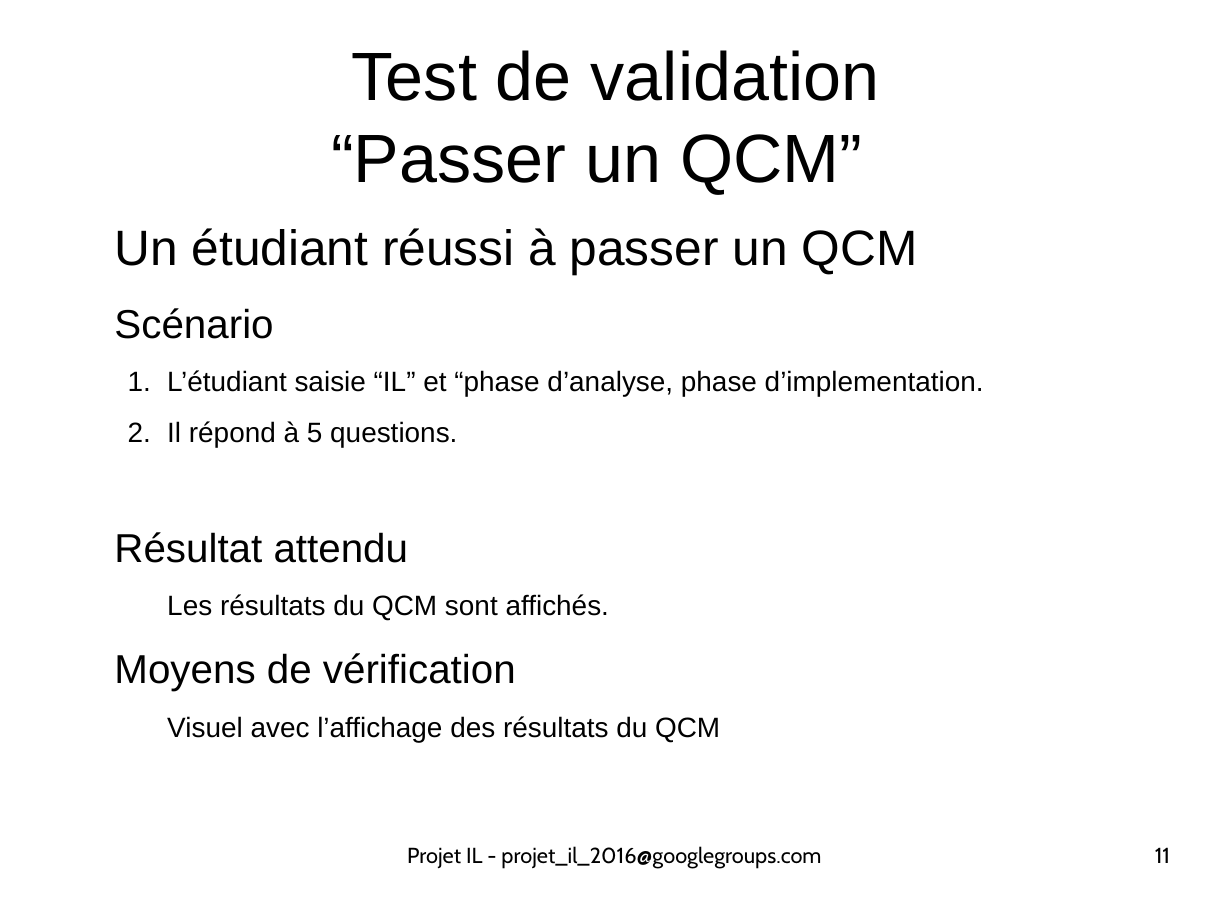
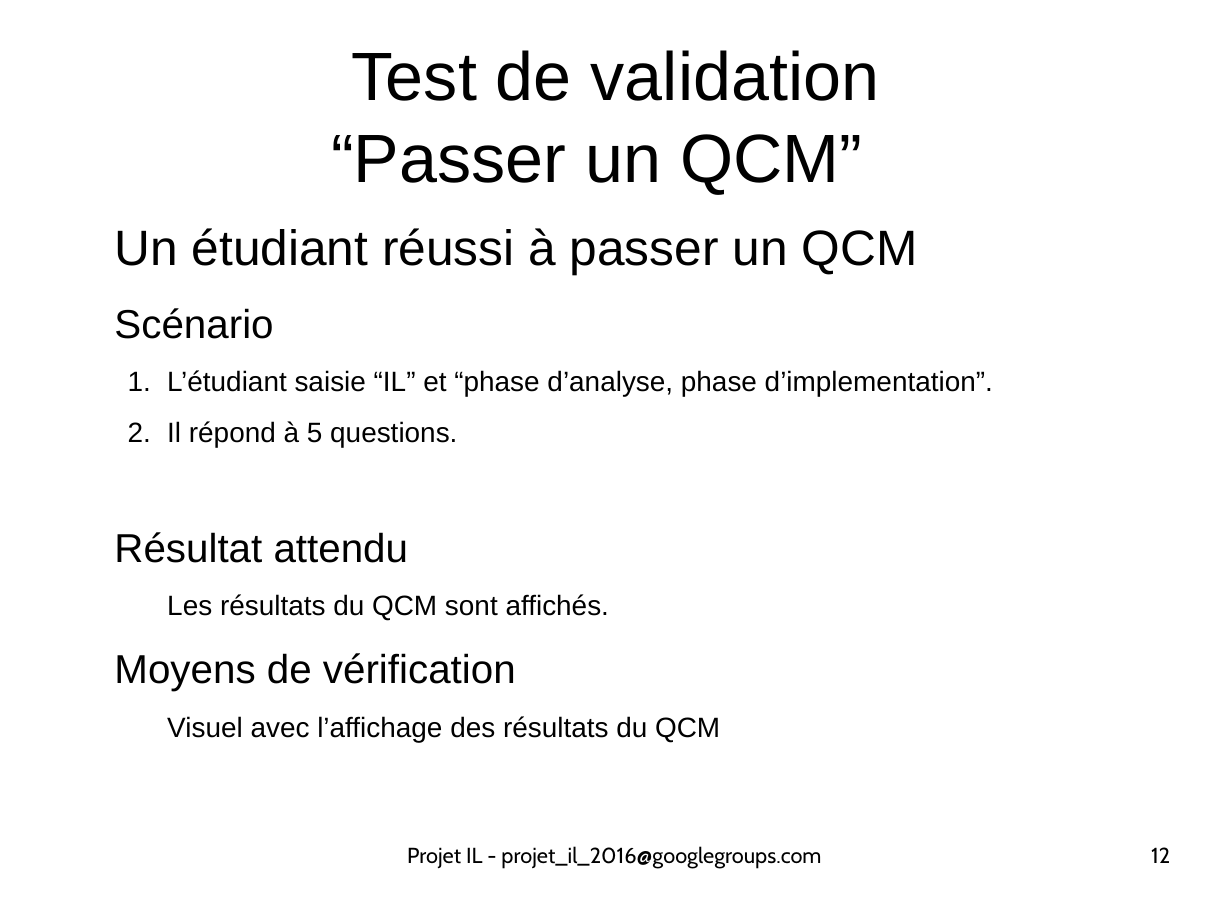
Before and after one commit to ScreachFr/ecours_DMCSBG, a slide deck: slide 12 of vrac/all/pres1_17102016.odp (slide 11 before the commit). Drawn at 1232x924 pixels with LibreOffice and Linux fonts; fonts in the diff are those of the drawing. Boxes give left, top, right and bottom in pixels: in the first picture for what was removed or moved away, otherwise in the second. Text is boxed around its words. In the diff, an @@ line names an element or a change of style, - is before the commit and + after.

```diff
--- a/vrac/all/pres1_17102016.odp
+++ b/vrac/all/pres1_17102016.odp
@@ text at <box>167,370,993,397</box>: text changed @@
-  1. L’étudiant saisie “IL” et “phase d’analyse, phase d’implementation.
+  1. L’étudiant saisie “IL” et “phase d’analyse, phase d’implementation”.
@@ page number at <box>1151,847,1170,863</box>: text changed @@
-11
+12
```
Also in this commit, not shown: 1 other slide changed, 2 slides added, 2 other files.
